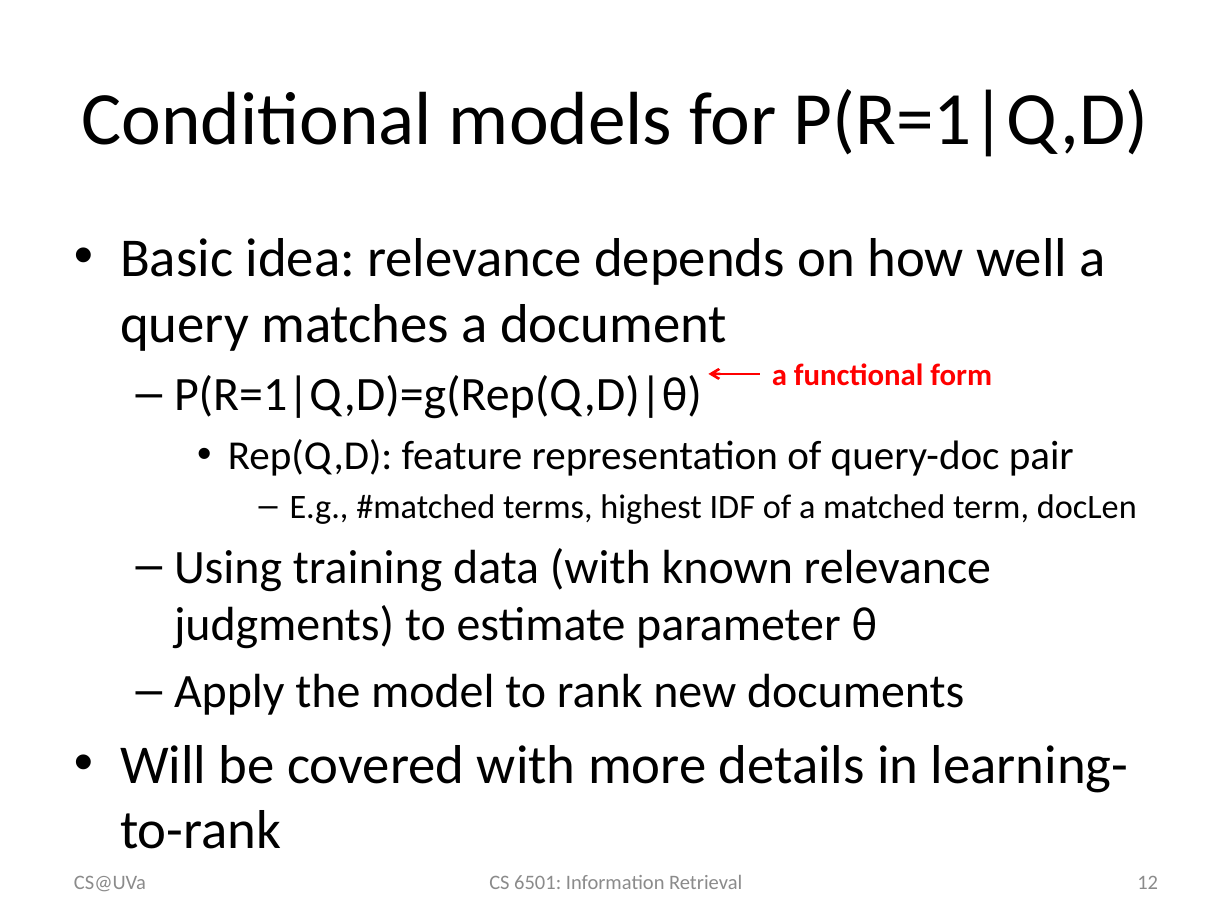
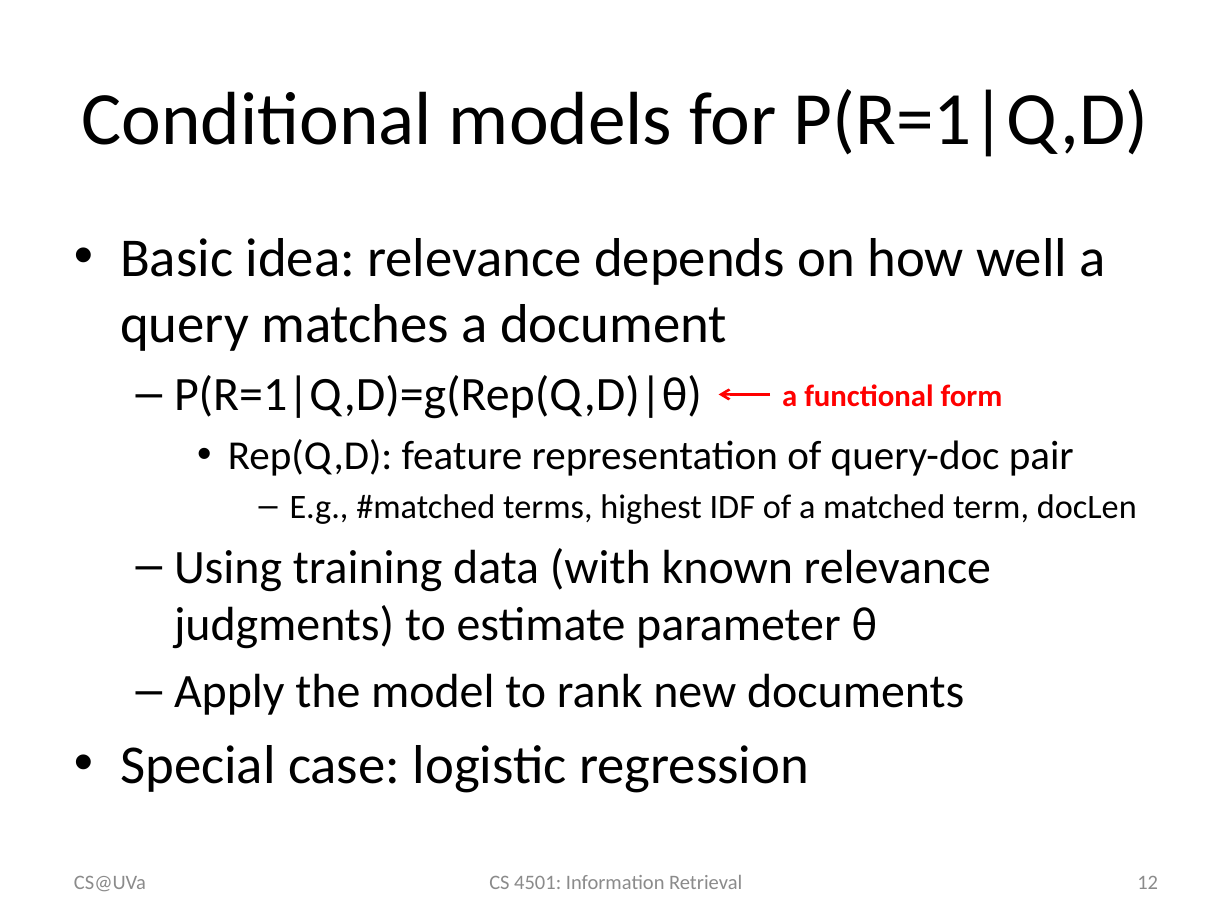
Before and after one commit to wang296/IR2015, a slide deck: slide 12 of docs/Probabilistic Ranking Principle.pptx. Drawn at 1232x924 pixels with LibreOffice and Linux fonts; fonts in the diff are those of the drawing. Boxes give left, top, right and bottom in pixels: in the first picture for what was removed or moved away, otherwise in the second. Text is boxed around its words. In the diff, an @@ line names an element or a change of style, - is before the commit and + after.

```diff
--- a/docs/Probabilistic Ranking Principle.pptx
+++ b/docs/Probabilistic Ranking Principle.pptx
@@ text "a functional form": place and size @@
-text "a functional form" at <box>772,363,992,386</box>
+text "a functional form" at <box>782,384,1003,407</box>
@@ arrow moved from (760, 375) - (708, 375) to (770, 394) - (718, 394) @@
@@ text at <box>120,745,809,793</box>: text changed @@
-• Will be covered with more details in learning-to-rank
+• Special case: logistic regression
@@ text at <box>489,875,742,889</box>: text changed @@
-CS 6501: Information Retrieval
+CS 4501: Information Retrieval
```
Also in this commit, not shown: 30 other slides changed, 5 slides added, 4 other files.
